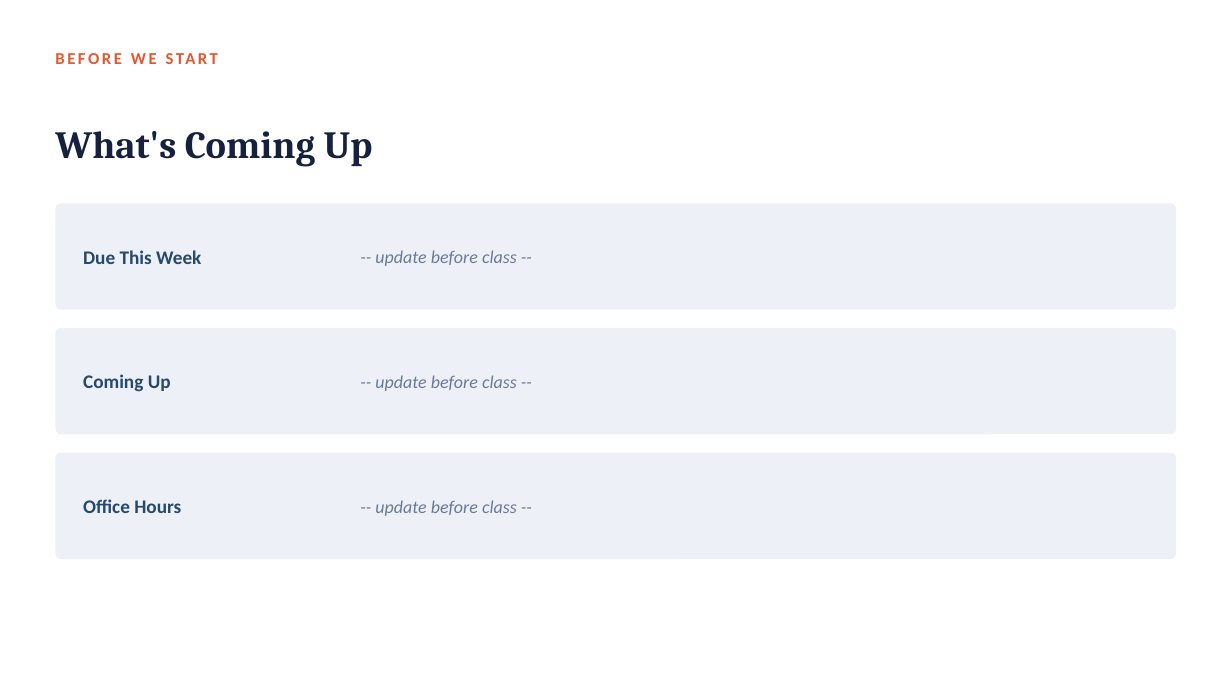
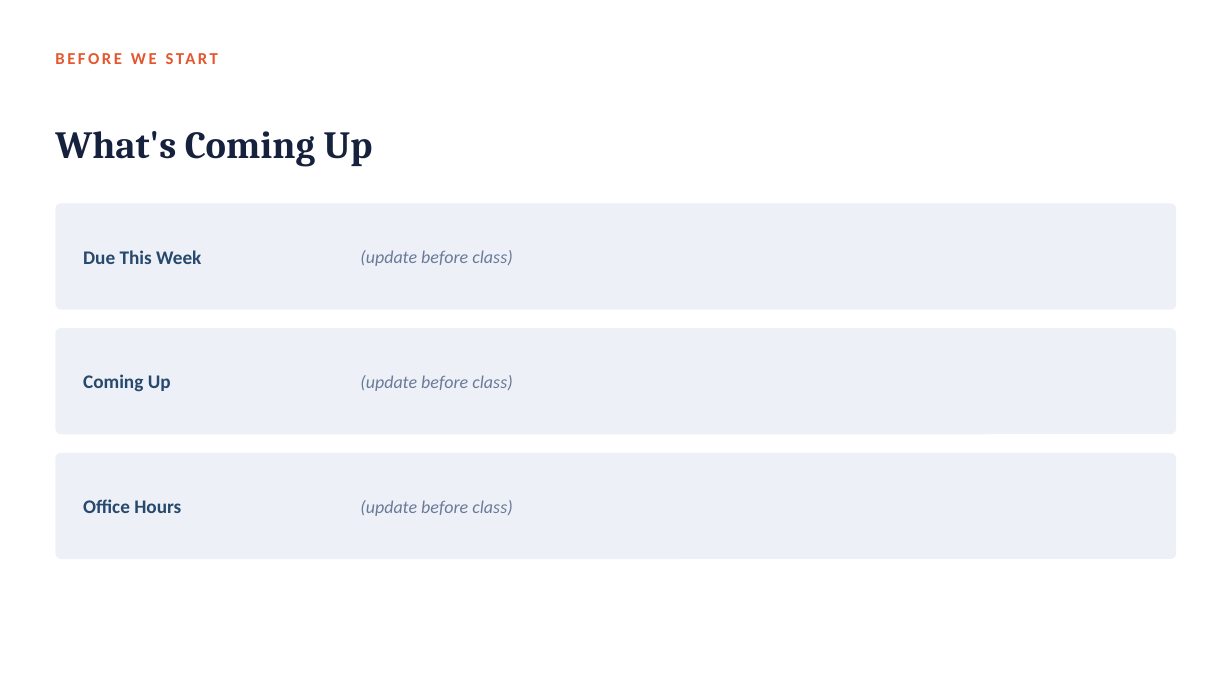
Before and after one commit to fmurital/Teaching-Curriculum, a slide deck: slide 2 of DATA-3230-Data-Visualization/01_Getting_Started_with_R_and_RStudio/Lecture_Slides/Module01_Getting_Started_with_R_and_RStudio.pptx. Drawn at 1232x693 pixels with LibreOffice and Linux fonts; fonts in the diff are those of the drawing. Boxes give left, top, right and bottom in pixels: in the first picture for what was removed or moved away, otherwise in the second. Text is boxed around its words. In the diff, an @@ line names an element or a change of style, - is before the commit and + after.

```diff
--- a/DATA-3230-Data-Visualization/01_Getting_Started_with_R_and_RStudio/Lecture_Slides/Module01_Getting_Started_with_R_and_RStudio.pptx
+++ b/DATA-3230-Data-Visualization/01_Getting_Started_with_R_and_RStudio/Lecture_Slides/Module01_Getting_Started_with_R_and_RStudio.pptx
@@ text at box(360, 250, 512, 266): text changed @@
--- update before class --
+(update before class)
@@ text at box(360, 375, 512, 391): text changed @@
--- update before class --
+(update before class)
@@ text at box(360, 500, 512, 516): text changed @@
--- update before class --
+(update before class)
```
Also in this commit, not shown: 17 other slides changed, 47 slides added, 2 slides removed, 1 other file.
